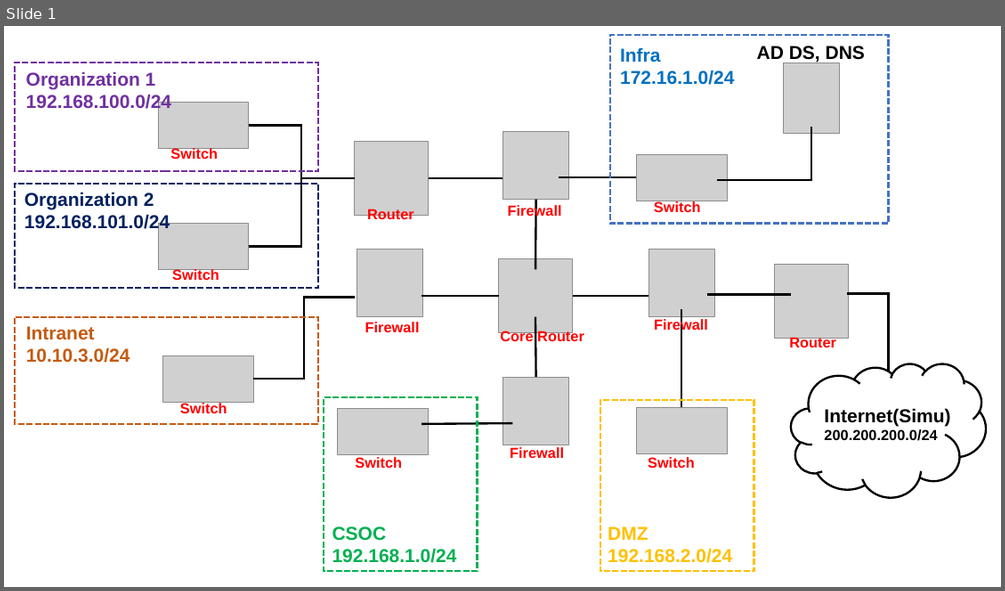
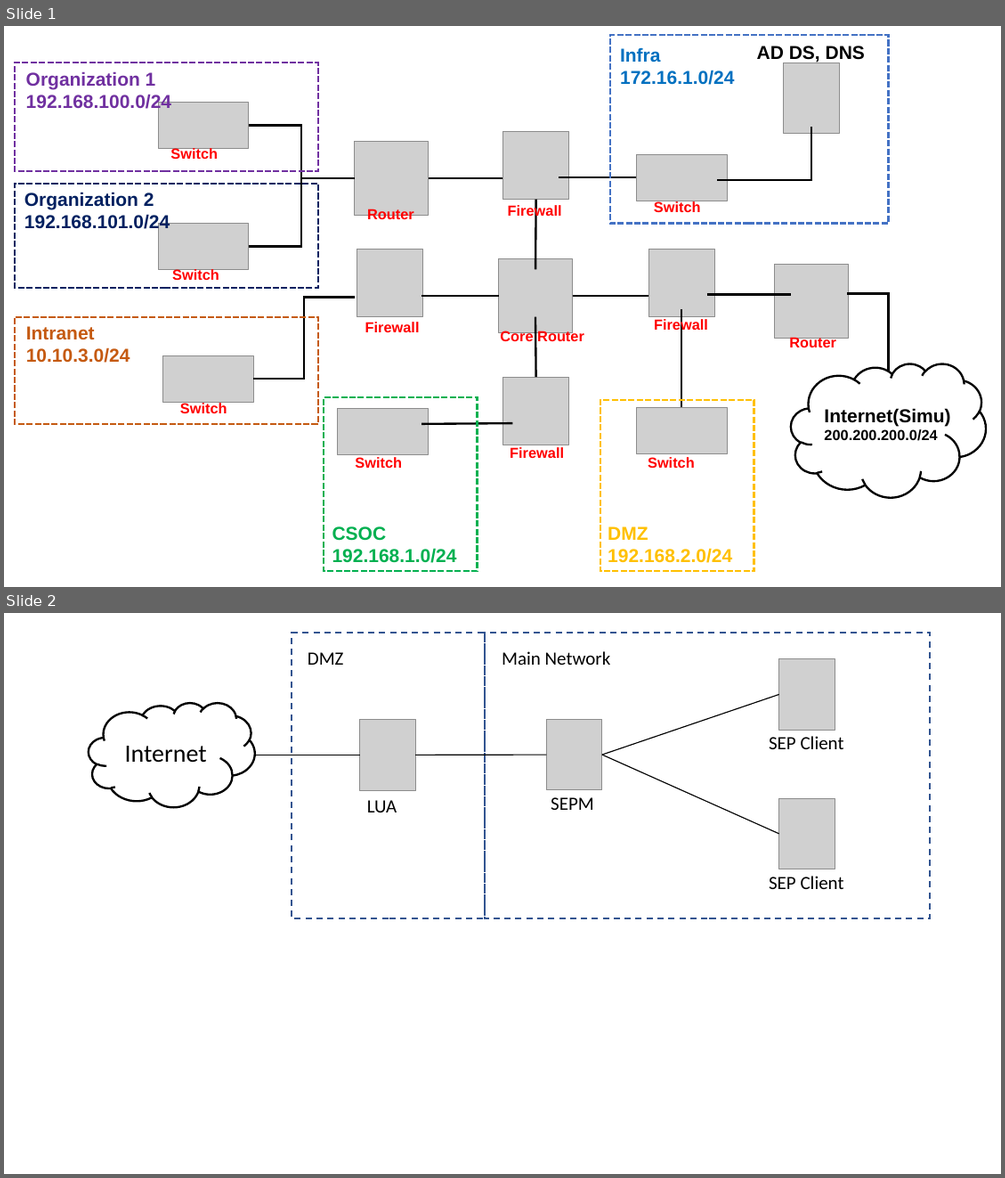
Before and after one commit to ravensp93/CSOCPOC, a slide deck: Network Architecture/Network Architecture.pptx. Shown one above the other, each under a label of ours: slide 1 before the commit, slides 1 and 2 after it. The pictures are 1005x591 and 1005x1178 pixels, drawn with LibreOffice and Linux fonts; fonts in the diff are those of the drawing; grey boxes stand for pictures. Boxes give left, top, right and bottom in pixels: in the first picture for what was removed or moved away, otherwise in the second. Text is boxed around its words. In the diff, an @@ line names an element or a change of style, - is before the commit and + after.

```diff
--- a/Network Architecture/Network Architecture.pptx
+++ b/Network Architecture/Network Architecture.pptx
@@ slide 2 added at bbox=[4, 613, 1001, 1174], background #FFFFFF @@
@@ rectangle added at bbox=[291, 633, 485, 919], outline #325491 1.5 pt dashed @@
@@ rectangle added at bbox=[485, 633, 930, 919], outline #325491 1.5 pt dashed @@
@@ text added at bbox=[307, 652, 344, 665], 18 pt, text #000000 @@
+DMZ
@@ text added at bbox=[502, 651, 611, 665], 18 pt, text #000000 @@
+Main Network
@@ picture added at bbox=[779, 659, 834, 730] @@
@@ cloud added at bbox=[89, 703, 254, 807], outline #000000 2 pt, 24 pt, text #000000 @@
+Internet
@@ picture added at bbox=[360, 719, 415, 790] @@
@@ picture added at bbox=[547, 719, 602, 790] @@
@@ line added from (779, 695) to (602, 755), #000000 1 pt @@
@@ text added at bbox=[769, 736, 844, 749], 18 pt, text #000000 @@
+SEP Client
@@ line added from (254, 755) to (360, 755), #000000 1 pt @@
@@ line added from (415, 755) to (547, 755), #000000 1 pt @@
@@ line added from (779, 834) to (602, 755), #000000 1 pt @@
@@ text added at bbox=[550, 797, 594, 810], 18 pt, text #000000 @@
+SEPM
@@ picture added at bbox=[779, 798, 834, 869] @@
@@ text added at bbox=[367, 800, 396, 812], 18 pt, text #000000 @@
+LUA
@@ text added at bbox=[769, 876, 844, 889], 18 pt, text #000000 @@
+SEP Client
```
Also in this commit, not shown: 2 other files.
